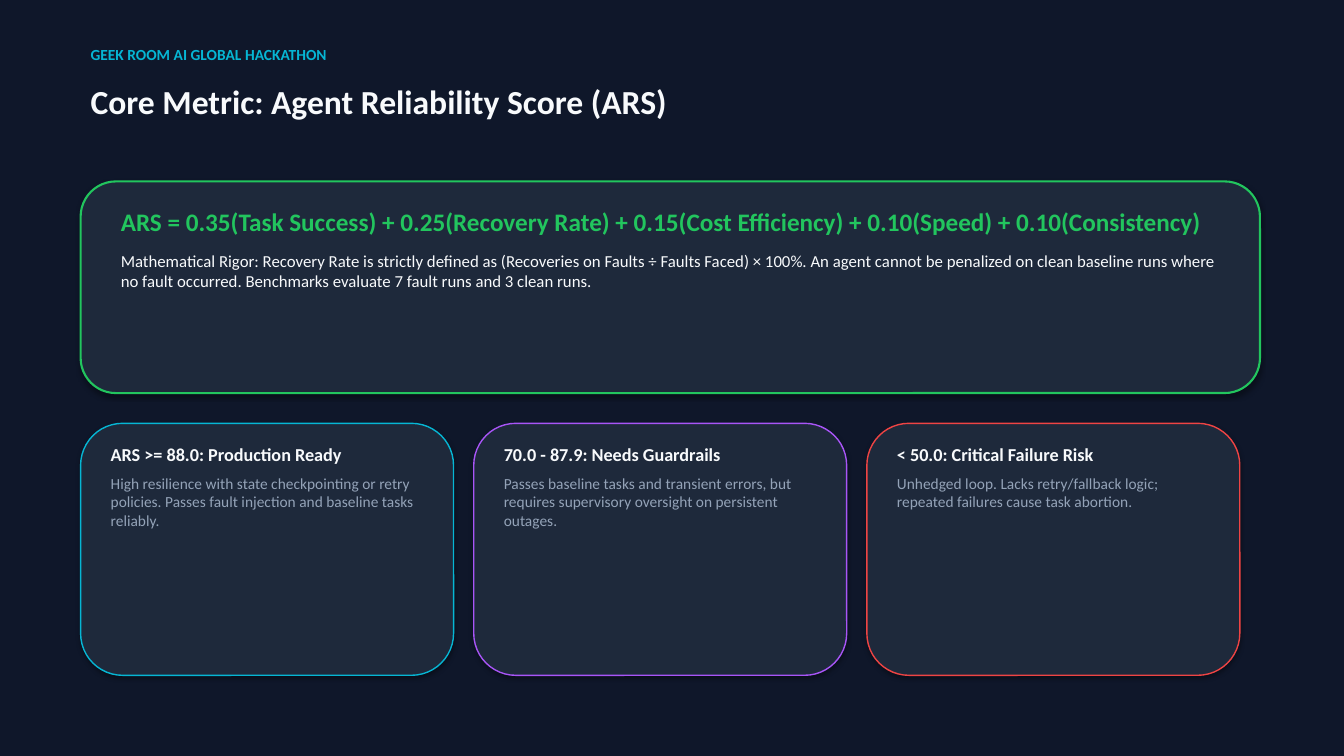
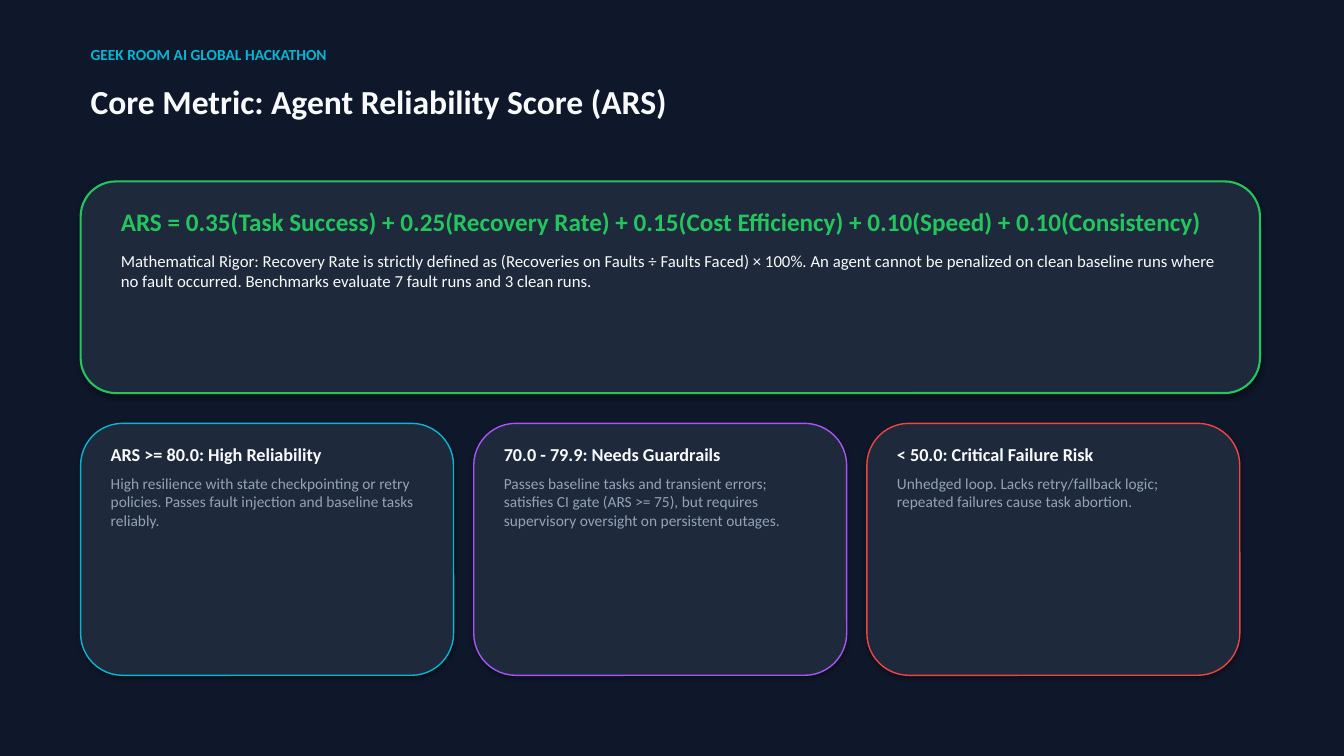
Before and after one commit to Mohan-M04/agentbench-arena, a slide deck: slide 7 of AgentBench_Arena_Hackathon_Pitch_Deck.pptx. Drawn at 1344x756 pixels with LibreOffice and Linux fonts; fonts in the diff are those of the drawing. Boxes give left, top, right and bottom in pixels: in the first picture for what was removed or moved away, otherwise in the second. Text is boxed around its words. In the diff, an @@ line names an element or a change of style, - is before the commit and + after.

Commit message:
docs & deck: capture live Pareto chart in topology screenshot, align deck brackets, and update video script line

```diff
--- a/AgentBench_Arena_Hackathon_Pitch_Deck.pptx
+++ b/AgentBench_Arena_Hackathon_Pitch_Deck.pptx
@@ text at [111, 448, 322, 464]: text changed @@
-ARS >= 88.0: Production Ready
+ARS >= 80.0: High Reliability
@@ text at [504, 448, 779, 529]: text changed @@
-70.0 - 87.9: Needs Guardrails
-Passes baseline tasks and transient errors, but requires supervisory oversight on persistent outages.
+70.0 - 79.9: Needs Guardrails
+Passes baseline tasks and transient errors; satisfies CI gate (ARS >= 75), but requires supervisory oversight on persistent outages.
```
Also in this commit, not shown: 4 other files.
